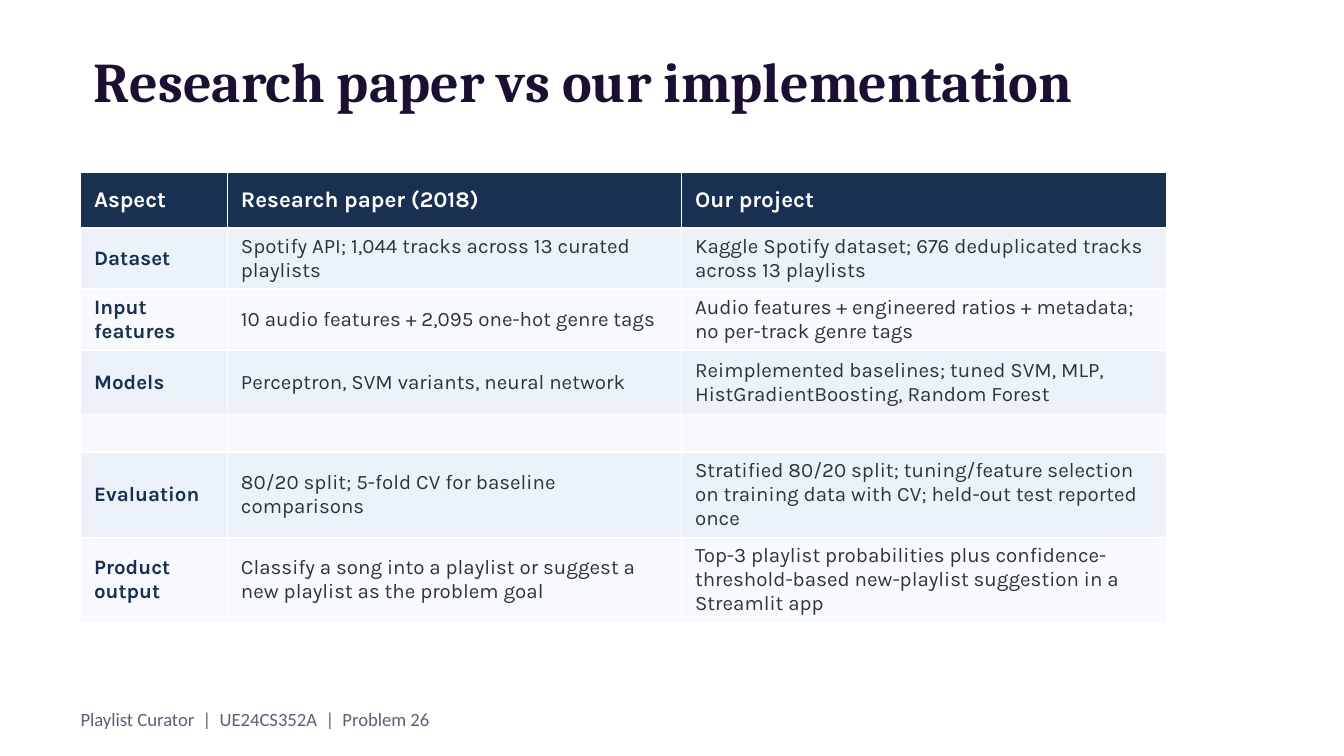
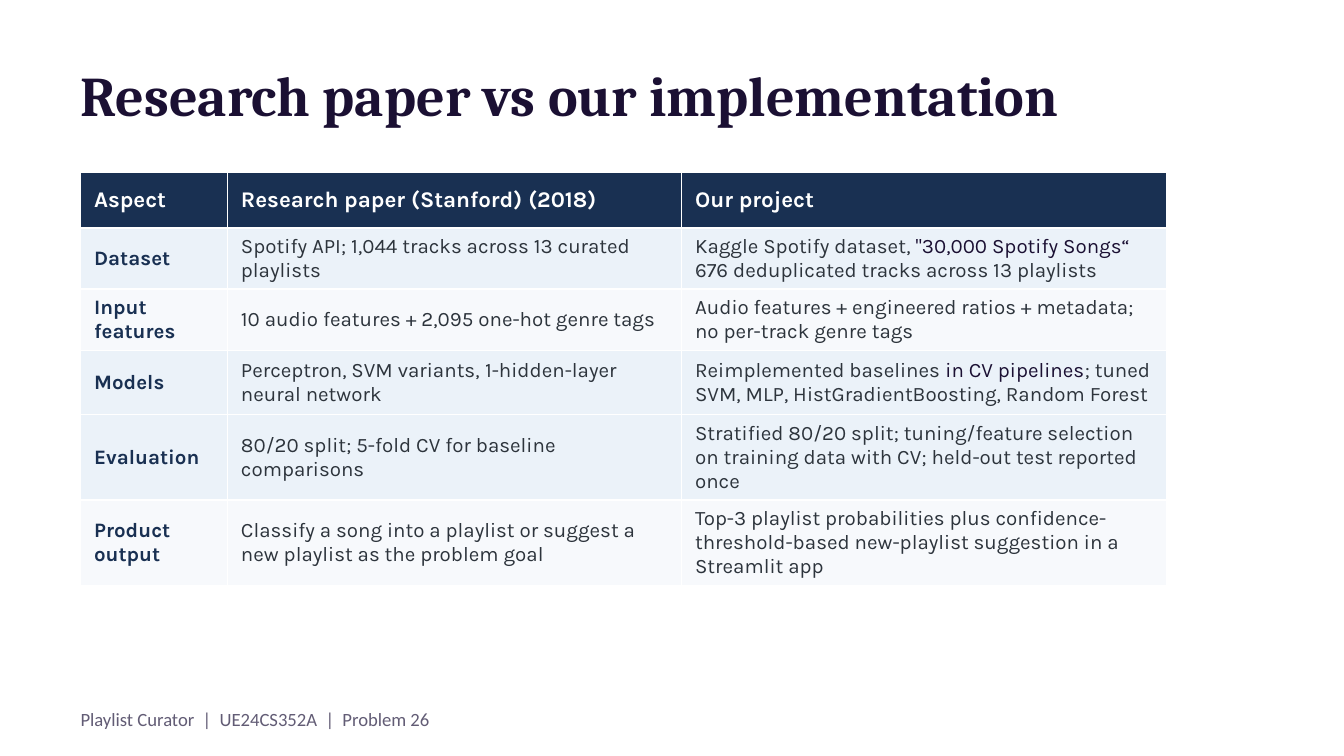
Before and after one commit to rekhadhorigol/ML-mini-project-playlist-curator, a slide deck: slide 3 of docs/Presentation_Team_23_final.pptx (slide 4 before the commit). Drawn at 1344x756 pixels with LibreOffice and Linux fonts; fonts in the diff are those of the drawing. Boxes give left, top, right and bottom in pixels: in the first picture for what was removed or moved away, otherwise in the second. Text is boxed around its words. In the diff, an @@ line names an element or a change of style, - is before the commit and + after.

```diff
--- a/docs/Presentation_Team_23_final.pptx
+++ b/docs/Presentation_Team_23_final.pptx
@@ title "Research paper vs our implementation" at (81, 77, 1059, 128): vertical alignment top to middle @@
@@ table at (81, 172, 1167, 582) @@
-row 1, column 2: Research paper (2018)
+row 1, column 2: Research paper (Stanford) (2018)
@@ row 2, column 3: "Kaggle Spotify dataset; 676 deduplicated tracks across 13 playlists" to "Kaggle Spotify dataset, "30,000 Spotify Songs“ / 676 deduplicated tracks across 13 playlists" @@
-row 4: Models | Perceptron, SVM variants, neural network | Reimplemented baselines; tuned SVM, MLP, HistGradientBoosting, Random Forest
-row 5:  |  | 
+row 4: Models | Perceptron, SVM variants, 1-hidden-layer neural network | Reimplemented baselines in CV pipelines; tuned SVM, MLP, HistGradientBoosting, Random Forest
```
Also in this commit, not shown: 13 other slides changed, 2 slides removed.
